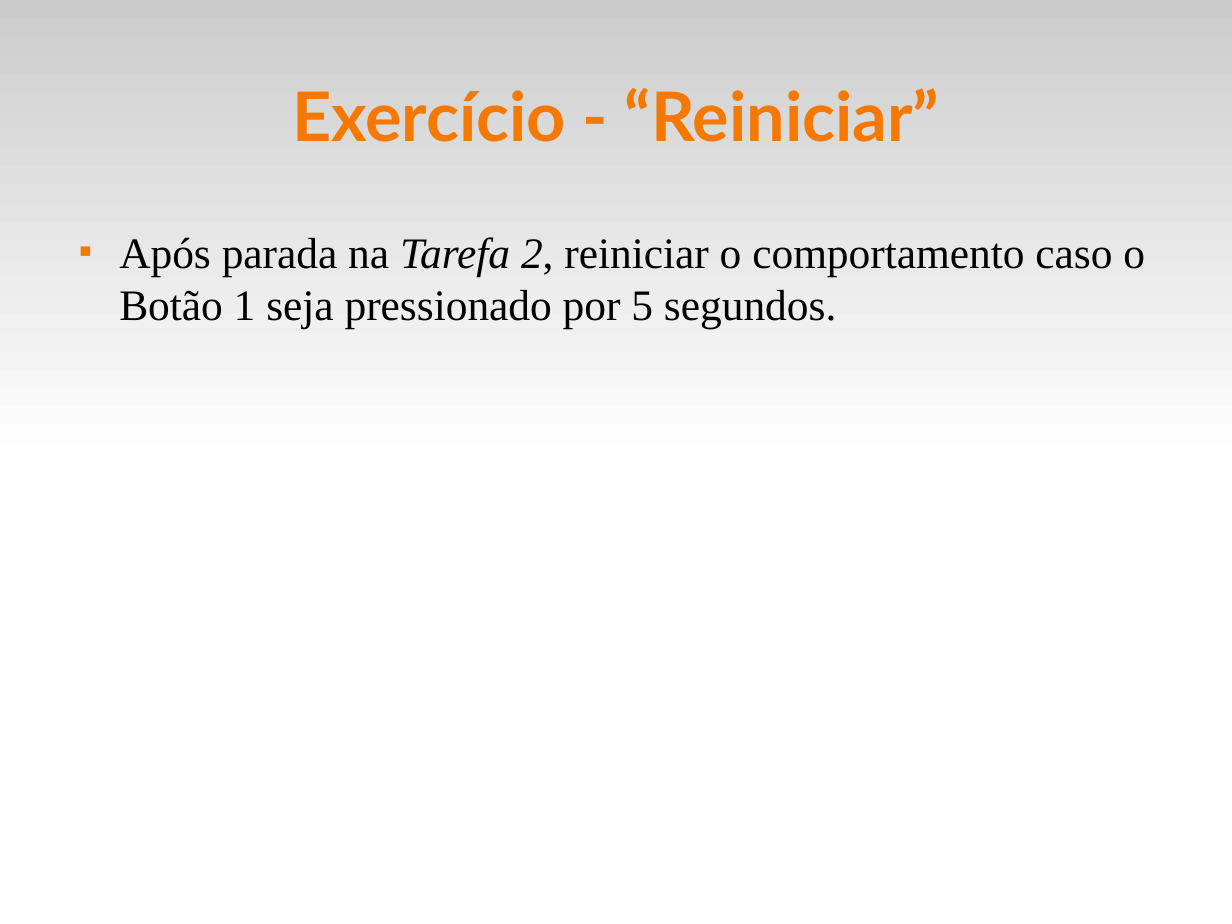
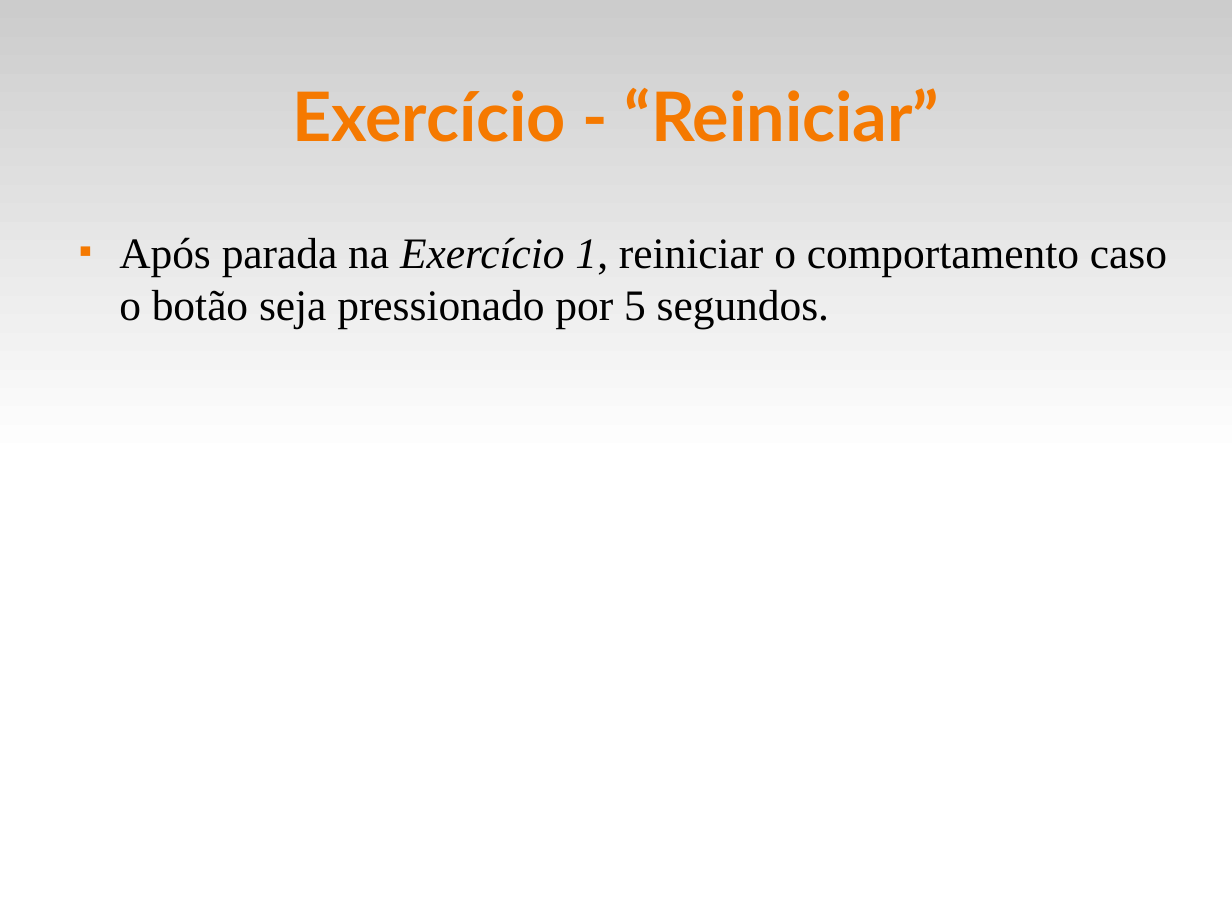
Before and after one commit to fsantanna-uerj/reativos, a slide deck: slide 19 of slides/05_ceu.odp (slide 17 before the commit). Drawn at 1232x924 pixels with LibreOffice and Linux fonts; fonts in the diff are those of the drawing. Boxes give left, top, right and bottom in pixels: in the first picture for what was removed or moved away, otherwise in the second. Text is boxed around its words. In the diff, an @@ line names an element or a change of style, - is before the commit and + after.

```diff
--- a/slides/05_ceu.odp
+++ b/slides/05_ceu.odp
@@ text at bbox=[119, 237, 1167, 329]: text changed @@
-■ Após parada na Tarefa 2, reiniciar o comportamento caso o Botão 1 seja pressionado por 5 segundos.
+■ Após parada na Exercício 1, reiniciar o comportamento caso o botão seja pressionado por 5 segundos.
```
Also in this commit, not shown: 5 other slides changed, 3 slides added, 1 slide removed, 9 other files.
